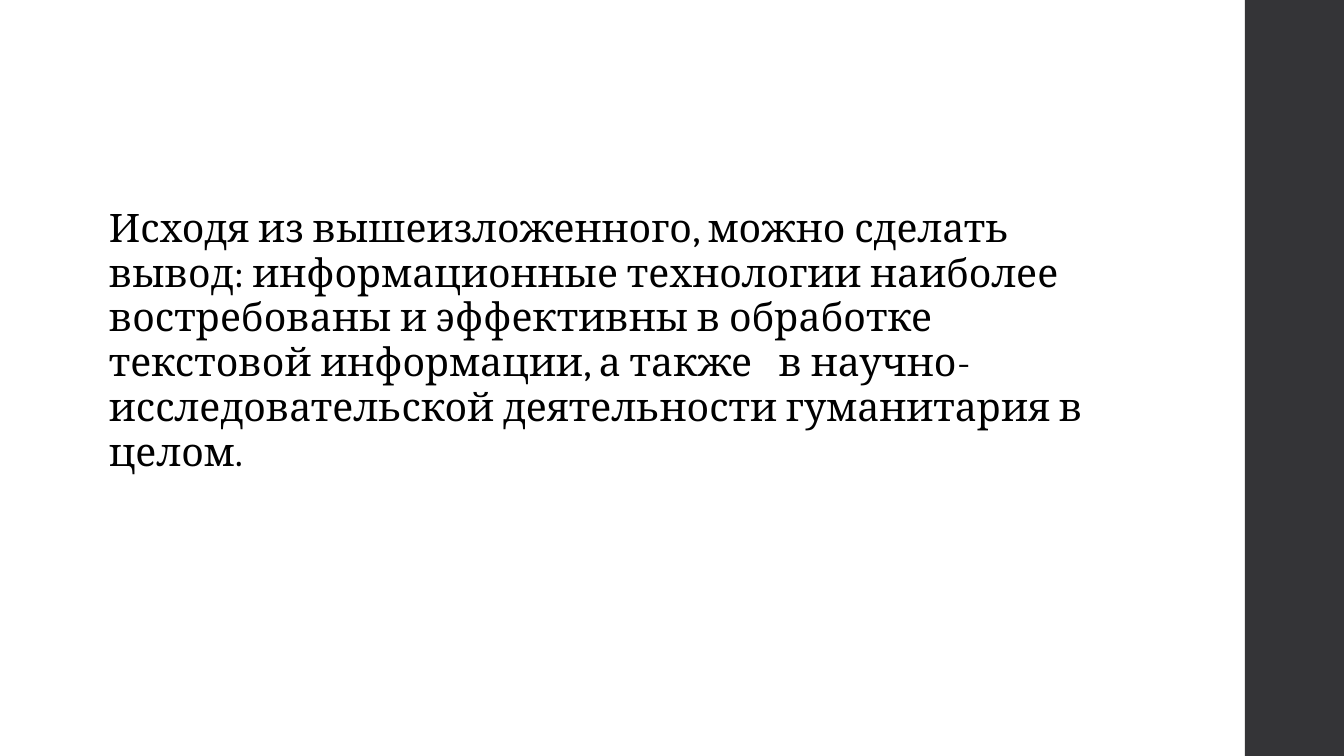
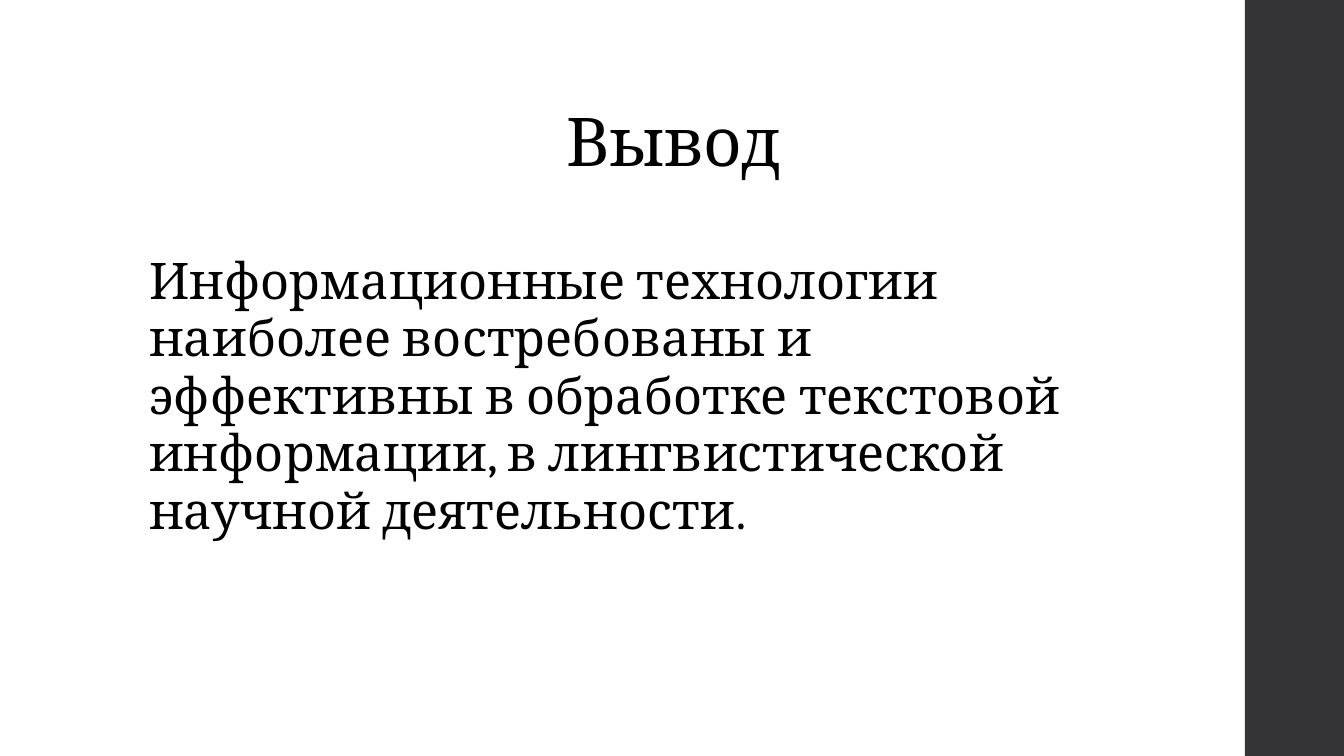
Before and after one commit to svetlanailicheva/homeworks, a slide deck: slide 9 of курсовая.pptx. Drawn at 1344x756 pixels with LibreOffice and Linux fonts; fonts in the diff are those of the drawing. Boxes give left, top, right and bottom in pixels: in the first picture for what was removed or moved away, otherwise in the second. Text is boxed around its words. In the diff, an @@ line names an element or a change of style, - is before the commit and + after.

```diff
--- a/курсовая.pptx
+++ b/курсовая.pptx
@@ title added at (566,118,780,180), 48 pt, text #000000 @@
+Вывод
@@ text at (149,260,1060,541): text changed; size 28 to 36 pt @@
-Исходя из вышеизложенного, можно сделать вывод: информационные технологии наиболее востребованы и эффективны в обработке текстовой информации, а также в научно-исследовательской деятельности гуманитария в целом.
+Информационные технологии наиболее востребованы и эффективны в обработке текстовой информации, в лингвистической научной деятельности.
```
Also in this commit, not shown: 8 other slides changed, 1 other file.
